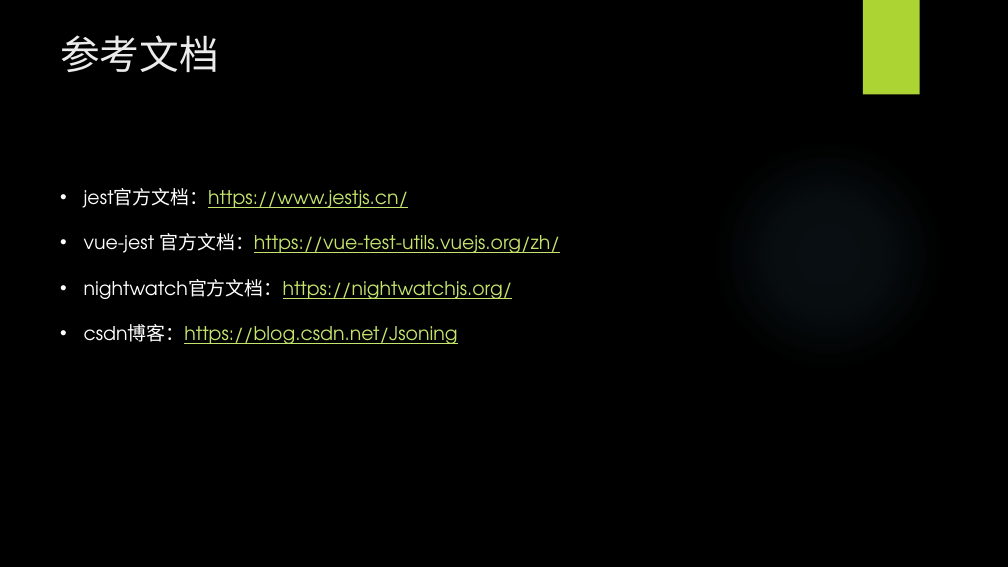
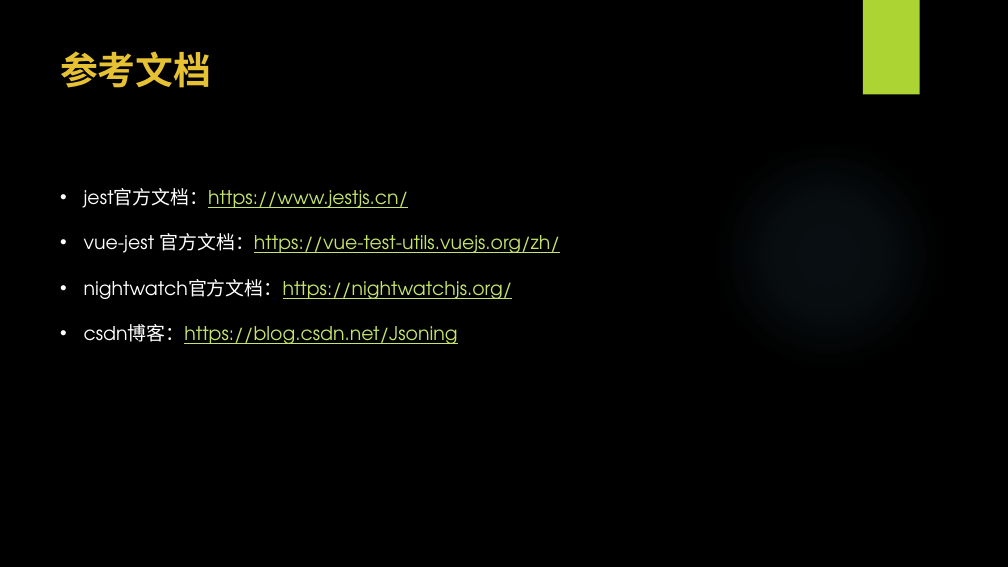
Before and after one commit to WangEbo/auto-test, a slide deck: slide 19 of 王博书的分享/自动化测试.pptx (slide 17 before the commit). Drawn at 1008x567 pixels with LibreOffice and Linux fonts; fonts in the diff are those of the drawing; background and template pictures are left out. Boxes give left, top, right and bottom in pixels: in the first picture for what was removed or moved away, otherwise in the second. Text is boxed around its words. In the diff, an @@ line names an element or a change of style, - is before the commit and + after.

```diff
--- a/王博书的分享/自动化测试.pptx
+++ b/王博书的分享/自动化测试.pptx
@@ text "参考文档": place and size @@
-text "参考文档" at [60, 35, 219, 72]
+text "参考文档" at [60, 51, 211, 88]
@@ text "参考文档" at [60, 51, 211, 88]: size 37.8 to 36 pt, font TeX Gyre Adventor to Noto Sans CJK SC, text colour #EBEBEB to #E6C133, bold on @@
```
Also in this commit, not shown: 13 other slides changed, 3 slides added, 6 other files.
